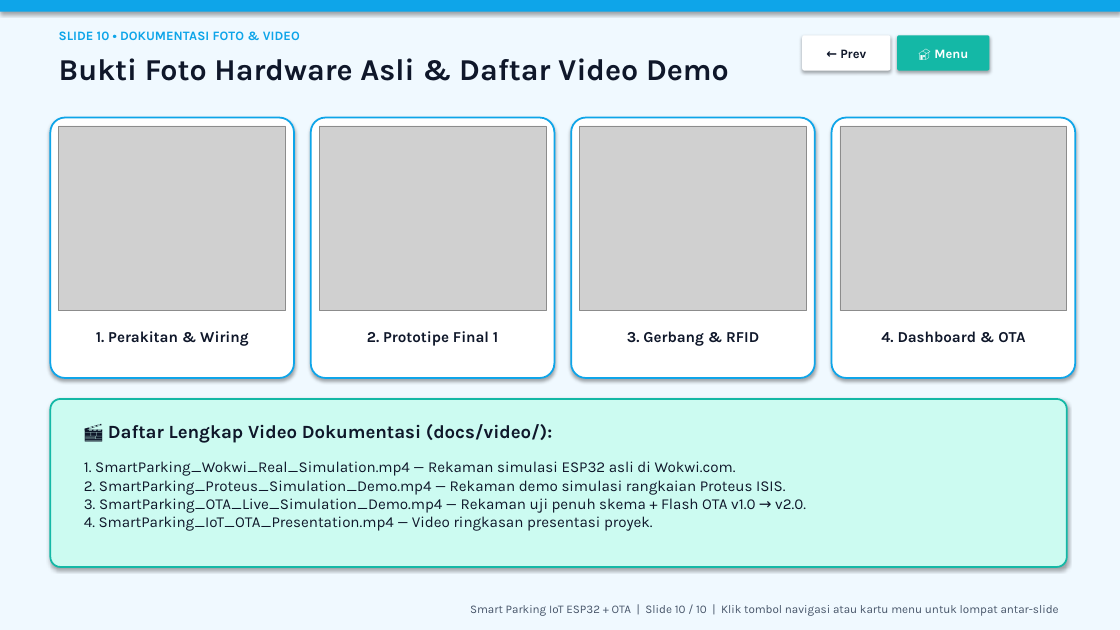
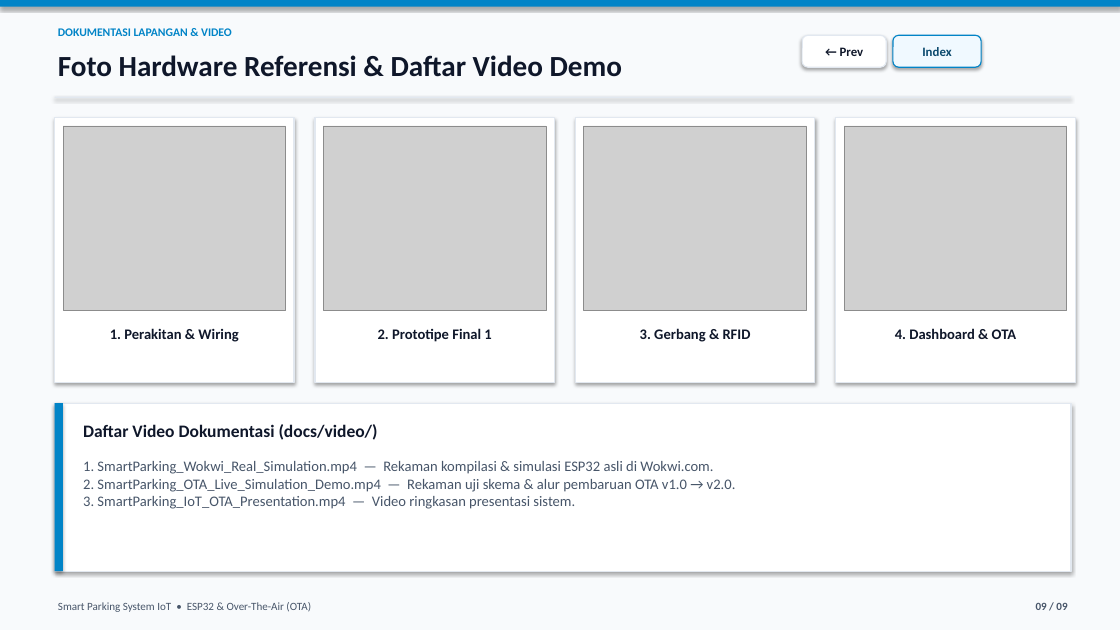
Before and after one commit to akmalseptain/tugaskapita, a slide deck: slide 9 of presentation/SmartParking_IoT_OTA_Canva_Interactive.pptx (slide 10 before the commit). Drawn at 1120x630 pixels with LibreOffice and Linux fonts; fonts in the diff are those of the drawing; grey boxes stand for pictures. Boxes give left, top, right and bottom in pixels: in the first picture for what was removed or moved away, otherwise in the second. Text is boxed around its words. In the diff, an @@ line names an element or a change of style, - is before the commit and + after.

Commit message:
fix(pptx): remove Proteus slide and refine to clean editorial interactive layout

```diff
--- a/presentation/SmartParking_IoT_OTA_Canva_Interactive.pptx
+++ b/presentation/SmartParking_IoT_OTA_Canva_Interactive.pptx
@@ background #F0F9FF to #F8FAFC @@
@@ rectangle: place and size @@
-rectangle at box(0, 0, 1120, 12)
+rectangle at box(0, 0, 1120, 7)
@@ rectangle at box(0, 0, 1120, 7): fill #0EA5E9 to #0284C7 @@
@@ text at box(58, 28, 232, 36): text changed; size 11 to 10 pt; font Karla to Calibri; text colour #0EA5E9 to #0284C7 @@
-SLIDE 10 • DOKUMENTASI FOTO & VIDEO
+DOKUMENTASI LAPANGAN & VIDEO
@@ text at box(58, 55, 622, 77): text changed; size 26 to 25 pt; font Karla to Calibri @@
-Bukti Foto Hardware Asli & Daftar Video Demo
+Foto Hardware Referensi & Daftar Video Demo
@@ rounded rectangle "← Prev": place and size @@
-rounded rectangle "← Prev" at box(802, 35, 891, 71)
+rounded rectangle "← Prev" at box(802, 35, 886, 67)
@@ rounded rectangle "← Prev" at box(802, 35, 886, 67): font Karla to Calibri; outline none to #E2E8F0 1 pt; proportions changed @@
@@ rounded rectangle added at box(893, 35, 981, 67), fill #F0F9FF, outline #0284C7 1 pt, 11 pt, text #0C4A6E, bold @@
+Index
@@ rounded rectangle removed at box(897, 35, 990, 71) @@
-🏠 Menu
@@ rounded rectangle removed at box(50, 118, 294, 378) @@
@@ rectangle added at box(55, 97, 1071, 97), fill #E2E8F0 @@
@@ rectangle added at box(55, 118, 294, 382), fill #FFFFFF, outline #E2E8F0 1 pt @@
@@ rounded rectangle removed at box(311, 118, 555, 378) @@
@@ rectangle added at box(315, 118, 555, 382), fill #FFFFFF, outline #E2E8F0 1 pt @@
@@ rounded rectangle removed at box(571, 118, 815, 378) @@
@@ rectangle added at box(576, 118, 815, 382), fill #FFFFFF, outline #E2E8F0 1 pt @@
@@ rounded rectangle removed at box(832, 118, 1075, 378) @@
@@ rectangle added at box(836, 118, 1075, 382), fill #FFFFFF, outline #E2E8F0 1 pt @@
@@ picture: place and size @@
-picture at box(59, 126, 286, 311)
+picture at box(63, 126, 286, 311)
@@ picture: place and size @@
-picture at box(319, 126, 546, 311)
+picture at box(323, 126, 546, 311)
@@ picture: place and size @@
-picture at box(580, 126, 807, 311)
+picture at box(584, 126, 807, 311)
@@ picture: place and size @@
-picture at box(840, 126, 1067, 311)
+picture at box(844, 126, 1067, 311)
@@ size 13 to 12.5 pt, font Karla to Calibri in 4 elements at box(110, 328, 238, 342), box(378, 328, 491, 342), box(895, 328, 1016, 339), box(640, 328, 751, 342) @@
@@ rounded rectangle removed at box(50, 399, 1067, 567) @@
@@ rectangle added at box(55, 403, 1071, 571), fill #FFFFFF, outline #E2E8F0 1 pt @@
@@ rectangle added at box(55, 403, 63, 571), fill #0284C7 @@
@@ text at box(83, 424, 378, 440): text changed; size 16 to 15 pt; font Karla to Calibri @@
-🎬 Daftar Lengkap Video Dokumentasi (docs/video/):
+Daftar Video Dokumentasi (docs/video/)
@@ text at box(83, 461, 736, 509): text changed; size 13 to 12.5 pt; font Karla to Calibri; text colour #0F172A to #475569 @@
-1. SmartParking_Wokwi_Real_Simulation.mp4 — Rekaman simulasi ESP32 asli di Wokwi.com.
-2. SmartParking_Proteus_Simulation_Demo.mp4 — Rekaman demo simulasi rangkaian Proteus ISIS.
-3. SmartParking_OTA_Live_Simulation_Demo.mp4 — Rekaman uji penuh skema + Flash OTA v1.0 → v2.0.
-4. SmartParking_IoT_OTA_Presentation.mp4 — Video ringkasan presentasi proyek.
+1. SmartParking_Wokwi_Real_Simulation.mp4 — Rekaman kompilasi & simulasi ESP32 asli di Wokwi.com.
+2. SmartParking_OTA_Live_Simulation_Demo.mp4 — Rekaman uji skema & alur pembaruan OTA v1.0 → v2.0.
+3. SmartParking_IoT_OTA_Presentation.mp4 — Video ringkasan presentasi sistem.
@@ text added at box(58, 602, 311, 612), 9.5 pt, text #475569 @@
+Smart Parking System IoT • ESP32 & Over-The-Air (OTA)
@@ text removed at box(470, 605, 1059, 616) @@
-Smart Parking IoT ESP32 + OTA | Slide 10 / 10 | Klik tombol navigasi atau kartu menu untuk lompat antar-slide
@@ text added at box(1036, 603, 1067, 610), 9.5 pt, text #475569, bold @@
+09 / 09
```
Also in this commit, not shown: 6 other slides changed, 2 slides added, 3 slides removed.
